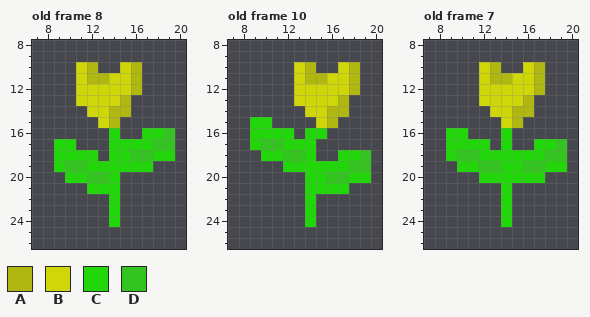
Pixel-art file, stored at assets/src/map_tiles.aseprite. The picture above is the old version.
32x32 pixels, 11 frames. Shown: old frame 8: x 7..20, y 8..26; old frame 10: x 7..20, y 8..26; old frame 7: x 7..20, y 8..26. The commit also changed other frames, which this record leaves out.
Palette (. is transparent): A #b0b710  B #cfd709  C #22d709  D #34c420
Once edited:
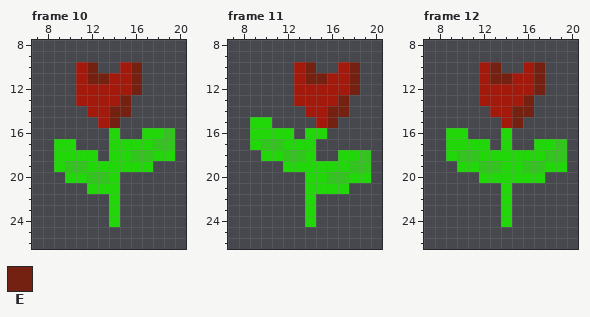
Colours new in this view: E #752112
A new or re-ordered frame is compared with the old frame closest to it.
Change:
frames 11 -> 13
colour B: #cfd709 -> #a3190c
Changed rows in their new state; - is a pixel that keeps its letter.
Frame 10 is new; against old frame 8:
first column x 12:
10 E---E
11 EE--E
12 ----E
13 ---E-
14 --EE-
15 --E--
Frame 11 is new; against old frame 10:
first column x 14:
10 E---E
11 EE--E
12 ----E
13 ---E-
14 --EE-
15 --E--
Frame 12 is new; against old frame 7:
first column x 13:
10 E---E
11 EE--E
12 ----E
13 ---E-
14 --EE-
15 --E--
Boxes around the changes in both pictures, in picture pixels (x1, y1, x2, y2):
changed: (76, 62, 142, 128)
changed: (294, 62, 360, 128)
changed: (479, 62, 545, 128)
